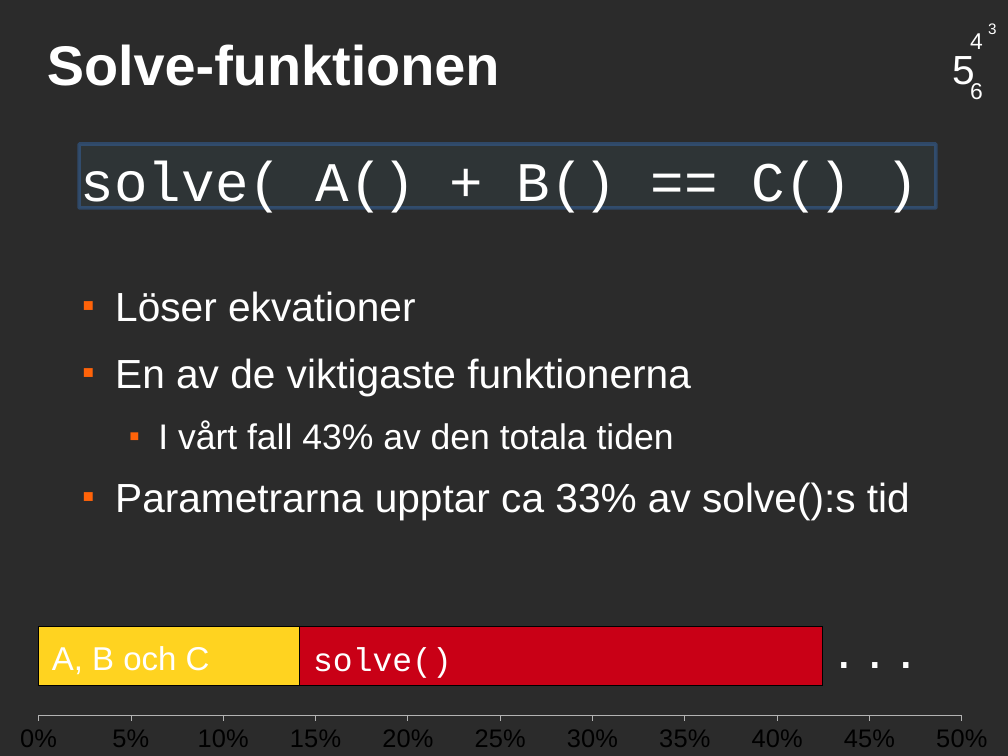
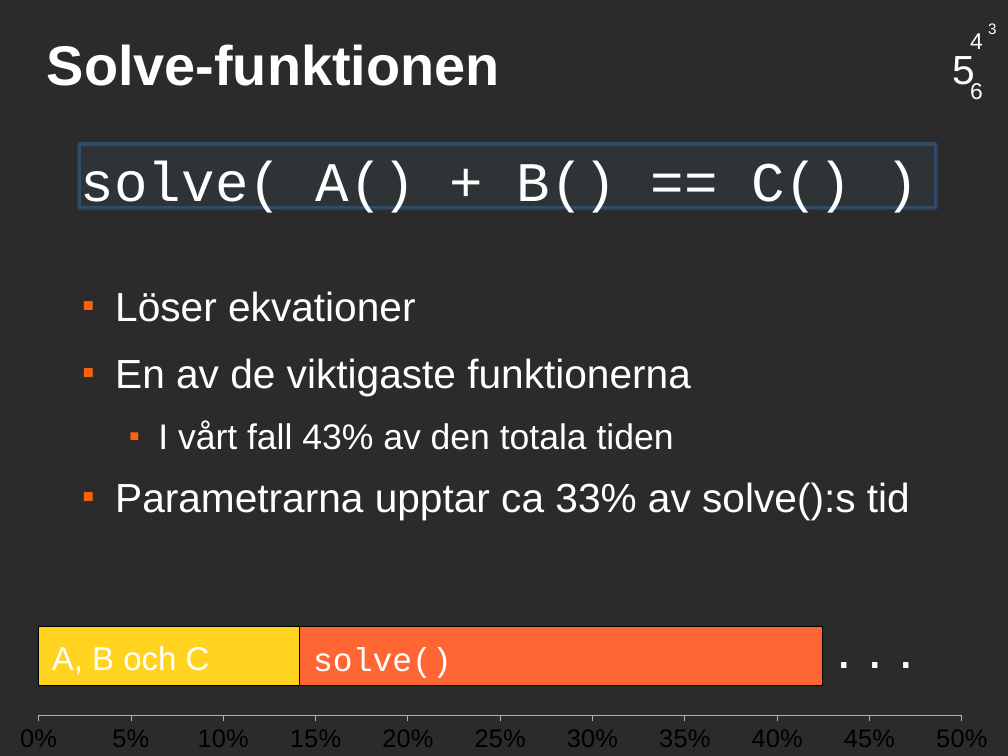
Before and after one commit to saifthe1/openfoam-openmp, a slide deck: slide 13 of presentation/pres.odp. Drawn at 1008x756 pixels with LibreOffice and Linux fonts; fonts in the diff are those of the drawing; background and template pictures are left out; a plain dark background stands for a picture behind light text. Boxes give left, top, right and bottom in pixels: in the first picture for what was removed or moved away, otherwise in the second. Text is boxed around its words. In the diff, an @@ line names an element or a change of style, - is before the commit and + after.

```diff
--- a/presentation/pres.odp
+++ b/presentation/pres.odp
@@ bar stacked 100% chart at [0,595,1008,756] @@
@@ colour of Series 2 #C90016 to #FF6633 @@
```
Also in this commit, not shown: 1 other slide changed.
